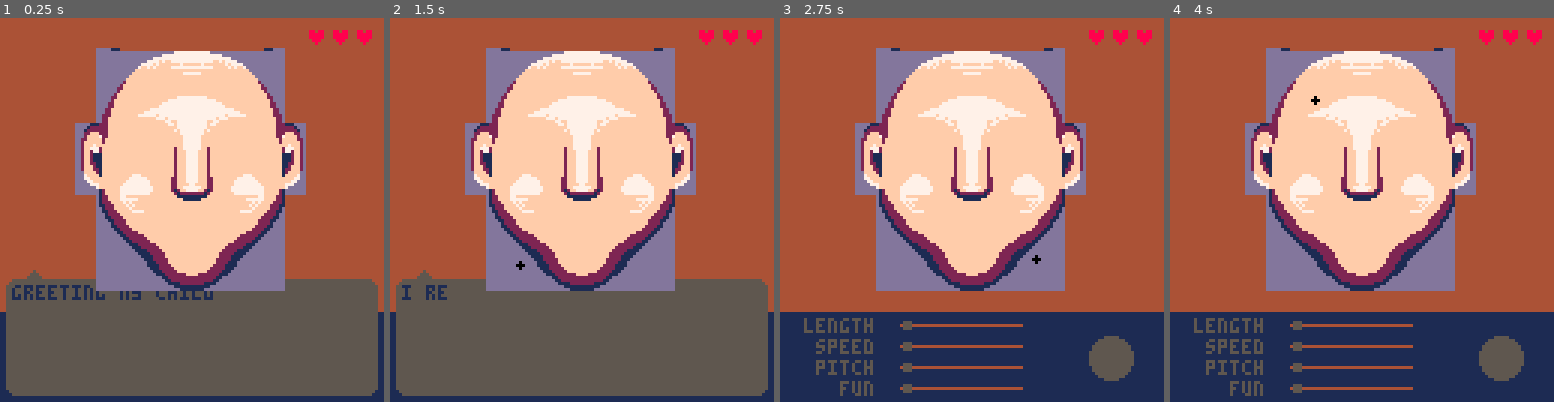
Above: before the commit, frames 1-4 (left to right).
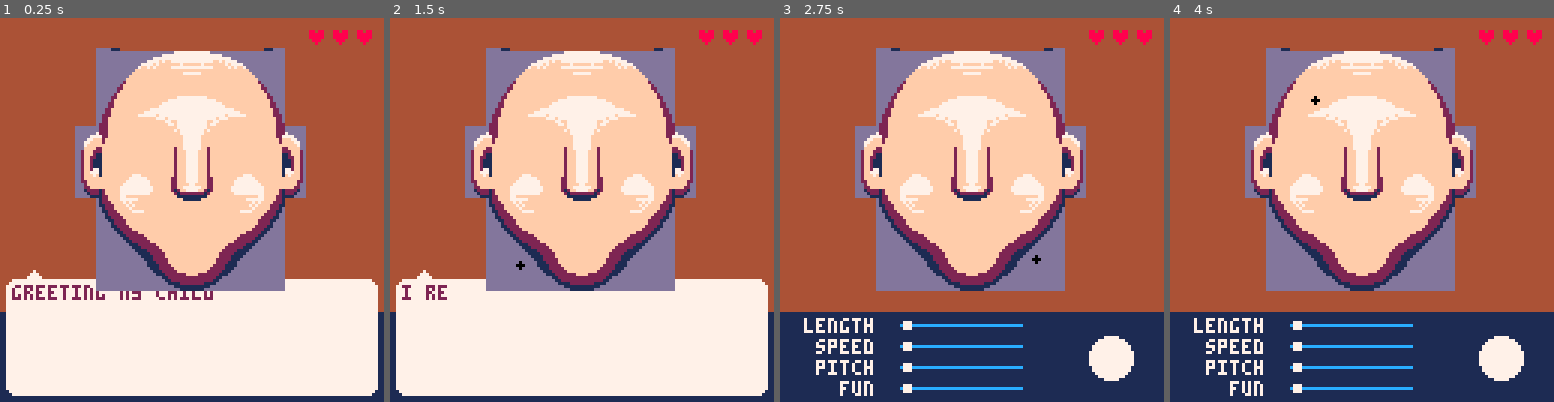
Above: after the commit, the same moments.

Repository: Alfie-Edwards/game-boys
Game: PICO-8 cartridge game.p8
Same seed, same stepped clock (60 frames per second), same inputs: the game is played once before the commit and once after it.
Inputs (mouse positions are in pixels of both pictures, inside the frame that each line leads up to):
- Up to frame 1 (0.25 s): no input
- Up to frame 2 (1.5 s): tap O (Z key) at 0.33, 0.7, 1.43 s; click (459, 121) at 0.67 s; tap X (X key) at 1.07 s; click (520, 267) at 1.22 s
- Up to frame 3 (2.75 s): click (975, 114) at 1.77 s; tap X (X key) at 2.07, 2.4, 2.73 s; tap O (Z key) at 2.22 s; click (1037, 259) at 2.32 s
- Up to frame 4 (4 s): click (1492, 106) at 2.87 s; tap X (X key) at 3.07, 3.4, 3.73 s; tap O (Z key) at 3.1, 3.98 s; click (1254, 256) at 3.42 s; click (1315, 102) at 3.97 s

The runs differ from the first frame. In frame 1, 29% of the frame differs, in the area x 1-99%, y 27-99%; in frame 2, 29%; in frame 3, 4.4%; in frame 4, 4.4%.

Commit message:
tweaks for face drawing

Diff:
--- a/face.lua
+++ b/face.lua
@@ -5,19 +5,12 @@
 	local h_px = h_tiles * 8
 
 	for i = 0, h_px - 1 do
-		if flip_y then
-			tline(
-				x + i, (y + w_px),
-				x + i, (y + w_px) - w_px,
-				map_x, map_y + (h_px - i)/8
-			)
-		else
-			tline(
-				x + i, (y + w_px),
-				x + i, (y + w_px) - w_px,
-				map_x, map_y + i/8
-			)
-		end
+		local map_y_idx = flip_y and (h_px - i)/8 or i/8
+		tline(
+			x + i, (y + w_px),
+			x + i, (y + w_px) - w_px,
+			map_x, map_y + map_y_idx
+		)
 	end
 end
 
@@ -28,19 +21,12 @@
 	local h_px = h_tiles * 8
 
 	for i = 0, h_px - 1 do
-		if flip_y then
-			tline(
-				x + i, y,
-				x + i, y + w_px,
-				map_x, map_y + (h_px - i)/8
-			)
-		else
-			tline(
-				x + i, y,
-				x + i, y + w_px,
-				map_x, map_y + i/8
-			)
-		end
+		local map_y_idx = flip_y and (h_px - i)/8 or i/8
+		tline(
+			x + i, y,
+			x + i, y + w_px,
+			map_x, map_y + map_y_idx
+		)
 	end
 end
 
@@ -77,34 +63,18 @@
 	draw_rotated_anticlockwise(x, y,
 	                           10, 4,
 	                           0, 0, true)
-
-	-- local w_tiles = 10
-	-- local h_tiles = 4
-
-	-- local w = w_tiles * 8
-	-- local h = h_tiles * 8
-	-- local x = 64 - 1
-	-- local y = 10
-
-	-- for i = 0, h do
-	-- 	tline(
-	-- 		x + i, (y + w),
-	-- 		x + i, (y + w) - w,
-	-- 		0,     (h - i)/8
-	-- 	)
-	-- end
 end
 
 function draw_ear_left(x, y)
-	draw_rotated_clockwise(x, y,
-	                       3, 1,
-	                       10, 0)
+	draw_rotated_anticlockwise(x, y,
+	                           3, 1,
+	                           10, 0)
 end
 
 function draw_ear_right(x, y)
-	draw_rotated_clockwise(x, y,
-	                       3, 1,
-	                       10, 0, true)
+	draw_rotated_anticlockwise(x, y,
+	                           3, 1,
+	                           10, 0, true)
 end
 
 function tiles(x)
@@ -113,7 +83,7 @@
 
 function draw_base()
 	pal()
-	-- palt(13)
+	-- palt(13, true)
 
 	local head_left = 64 - tiles(4)
 	local head_right = (64 - 1) + tiles(4)
--- a/game.p8
+++ b/game.p8
@@ -327,11 +327,11 @@
 end
 
 function pal_light_red()
-    -- pal({[0] = 0, 2, -8, 8, 14, 7})
+    pal({[0] = 0, 2, -8, 8, 14, 7})
 end
 
 function pal_dark_blue()
-    -- pal({[0] = 0, -15, 1, -4, 12, 7})
+    pal({[0] = 0, -15, 1, -4, 12, 7})
 end
 
 function lose()
